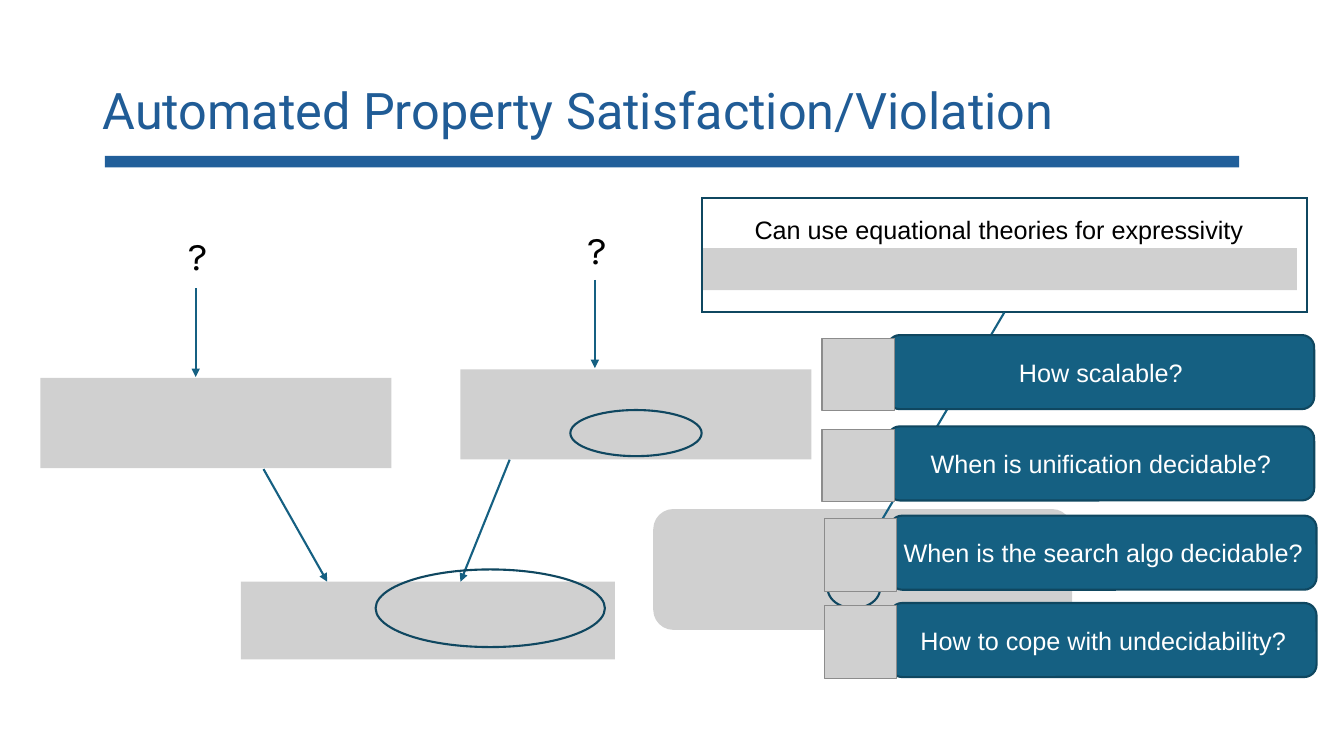
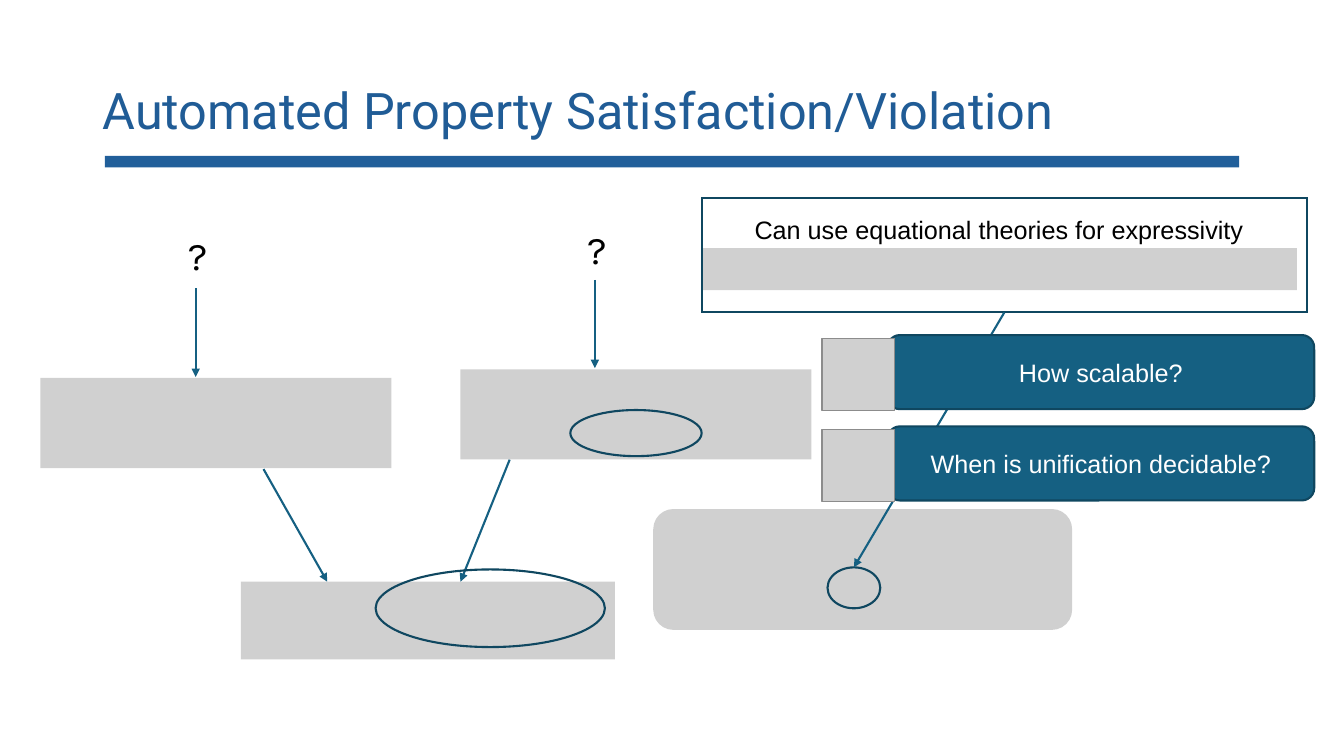
Before and after one commit to lorchrob/comp_slides, a slide deck: slide 110 of comp.pptx. Drawn at 1344x756 pixels with LibreOffice and Linux fonts; fonts in the diff are those of the drawing; grey boxes stand for pictures. Boxes give left, top, right and bottom in pixels: in the first picture for what was removed or moved away, otherwise in the second. Text is boxed around its words. In the diff, an @@ line names an element or a change of style, - is before the commit and + after.

```diff
--- a/comp.pptx
+++ b/comp.pptx
@@ picture removed at (825,518,897,591) @@
@@ rounded rectangle removed at (890,516,1317,590) @@
-When is the search algo decidable?
@@ picture removed at (825,606,897,679) @@
@@ rounded rectangle removed at (890,603,1317,677) @@
-How to cope with undecidability?
```
Also in this commit, not shown: 13 other slides changed.
